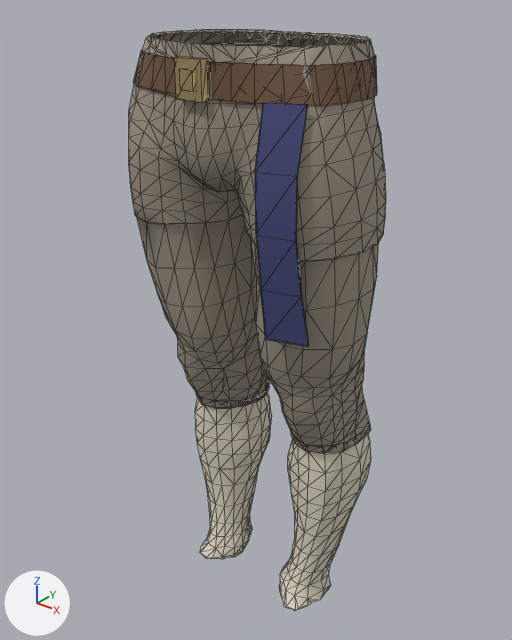
One commit to the glTF model game/assets/characters/hero/wear/scholars_breeches.glb: the scene before it, then after it.
One viewpoint serves both versions: a 50 mm camera at (0.659, -0.841, 1.172) aimed at (-0.018, 0.005, 0.647). Every picture has the same lights, and +X, +Y and +Z are marked at lower left. The picture after the commit comes second. Mesh edges are drawn as thin lines. Vertices at exactly the same position are counted once.

In view in the first picture: 'wear', 'wear_waist'.
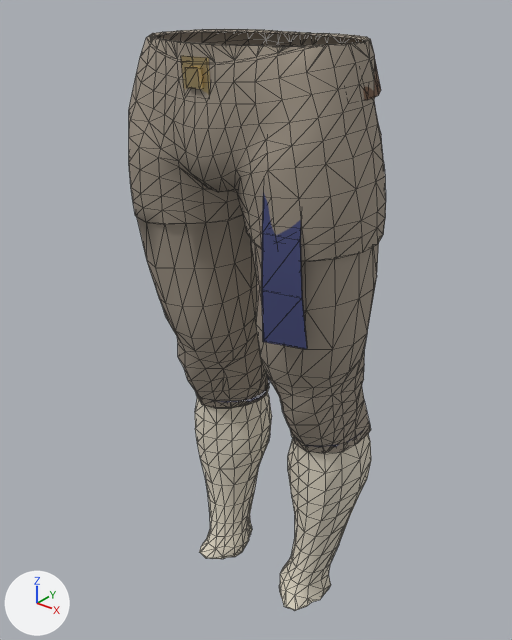
The newer file adds a shape key; the second version is drawn at full value of the shape key 'female' of 'wear_waist', and the change is written as the vertex moves it makes.

Where the change shows, as pixel boxes (x1, y1, x2, y2) in the pictures (512 x 640 px; the box of a moved part takes in the faces that stretch with it):
'wear_waist', reshaped: before (133, 43, 377, 347); after (181, 55, 381, 349)
part 1 of me_wear, reshaped: (150, 37, 291, 62) in both
part 2 of me_wear_waist, moved or reshaped: before (174, 56, 209, 103); after (181, 55, 210, 95)
part 3 of me_wear_waist, moved or reshaped: before (179, 68, 195, 92); after (185, 67, 203, 89)
part 4 of me_wear_waist, moved or reshaped: before (133, 43, 377, 347); after (261, 61, 381, 349)

The change in detail:
me_wear is used by ob_wear; location (0.0, 0.0, 0.0).
me_wear had 1525 vertices, 2728 faces and spanned x -0.216..0.211, y -0.147..0.129, z 0.102..1.097.
me_wear now has 1545 vertices, 2758 faces and spans x -0.216..0.211, y -0.147..0.129, z 0.102..1.097.
Part 1, on me_wear:
30 faces are deleted.
20 vertices are added at x -0.112..0.117, y -0.143..-0.099, z 1.094..1.096.
60 new faces join them, mat_bh_cloth_secondary__it_hw_wool (beige #a09586).
me_wear_waist is used by ob_wear_waist; location (0.0, 0.0, 0.0).
me_wear_waist had 148 vertices, 228 faces and spanned x -0.187..0.184, y -0.16..0.113, z 0.699..1.078.
me_wear_waist now has 148 vertices, 228 faces and spans x -0.184..0.182, y -0.15..0.136, z 0.698..1.08.
me_wear_waist part 2: the loose piece of 8 vertices spanning x -0.023..0.023, y -0.156..-0.144, z 1.027..1.078 is multiplied about its middle by the matrix ((0.973, 0.003, -0.008), (-0.004, 0.971, -0.069), (0.008, 0.069, 0.971)), then moved by (0.0, 0.012, 0.002).
me_wear_waist part 3: the loose piece of 8 vertices spanning x -0.012..0.012, y -0.16..-0.144, z 1.04..1.065 is moved by (0.001, 0.011, 0.001).
me_wear_waist part 4: 132 of 148 vertices moved; they spanned x -0.187..0.184, y -0.151..0.113, z 0.699..1.075 and now span x -0.184..0.182, y -0.137..0.136, z 0.698..1.077; mean shift (0.0, 0.009, 0.0); largest move (0.0, 0.105, 1.03) -> (-0.001, 0.132, 1.036).
